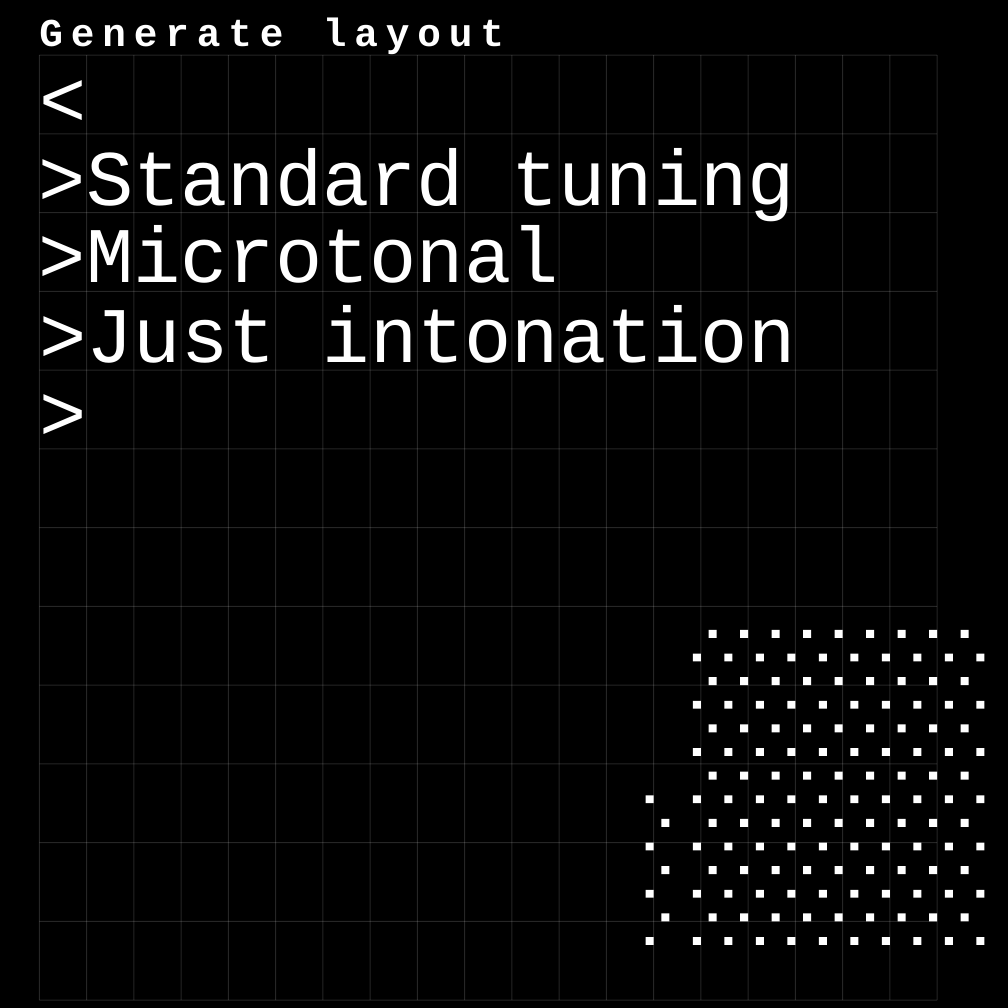
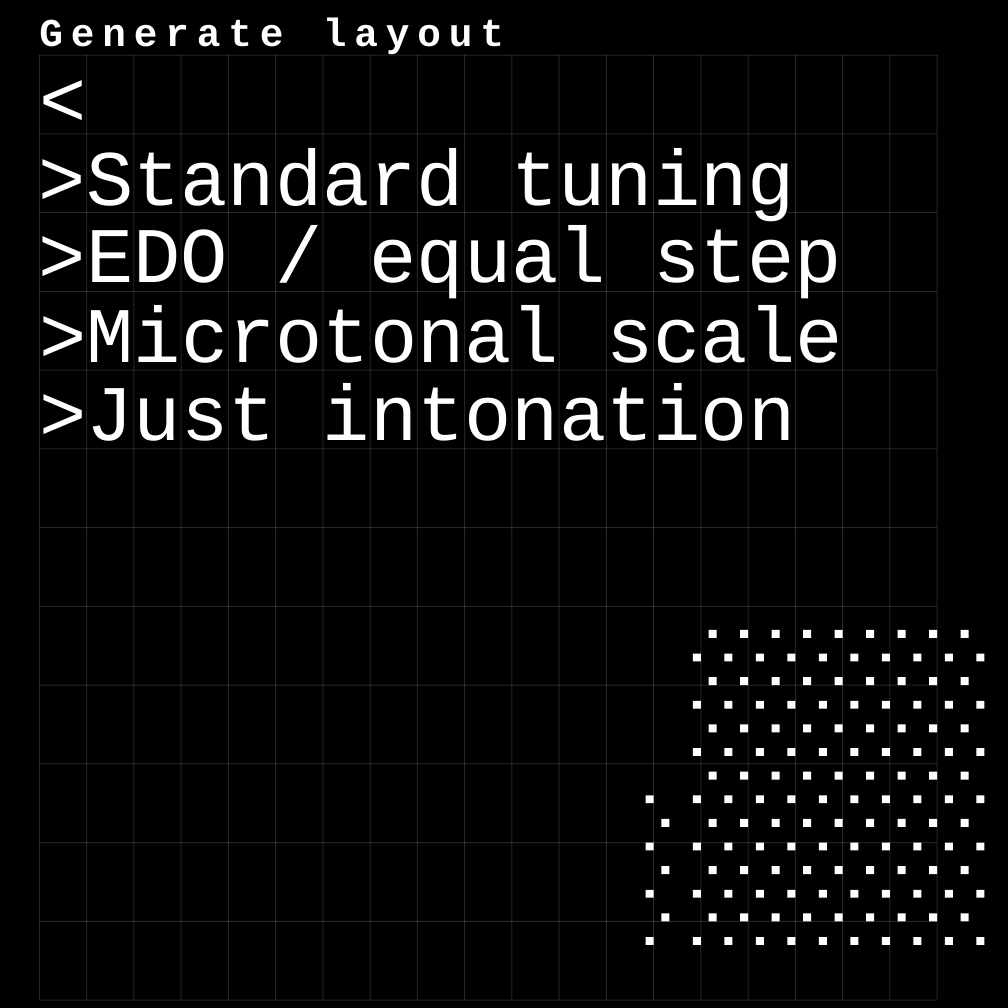
Before and after one commit to theHDM/MultiCoreTest, a slide deck: slide 4 of Hexboard Edit Design.pptx. Drawn at 1008x1008 pixels with LibreOffice and Linux fonts; fonts in the diff are those of the drawing. Boxes give left, top, right and bottom in pixels: in the first picture for what was removed or moved away, otherwise in the second. Text is boxed around its words. In the diff, an @@ line names an element or a change of style, - is before the commit and + after.

```diff
--- a/Hexboard Edit Design.pptx
+++ b/Hexboard Edit Design.pptx
@@ text at box(39, 225, 842, 299): text changed @@
->Microtonal
+>EDO / equal step
@@ text added at box(39, 305, 842, 384), 90 pt, text #FFFFFF @@
+>Microtonal scale
@@ text ">Just intonation": place and size @@
-text ">Just intonation" at box(39, 305, 795, 371)
+text ">Just intonation" at box(39, 383, 795, 450)
@@ text removed at box(39, 362, 985, 457) @@
->
```
Also in this commit, not shown: 3 other slides changed, 8 slides added, 17 slides removed.
